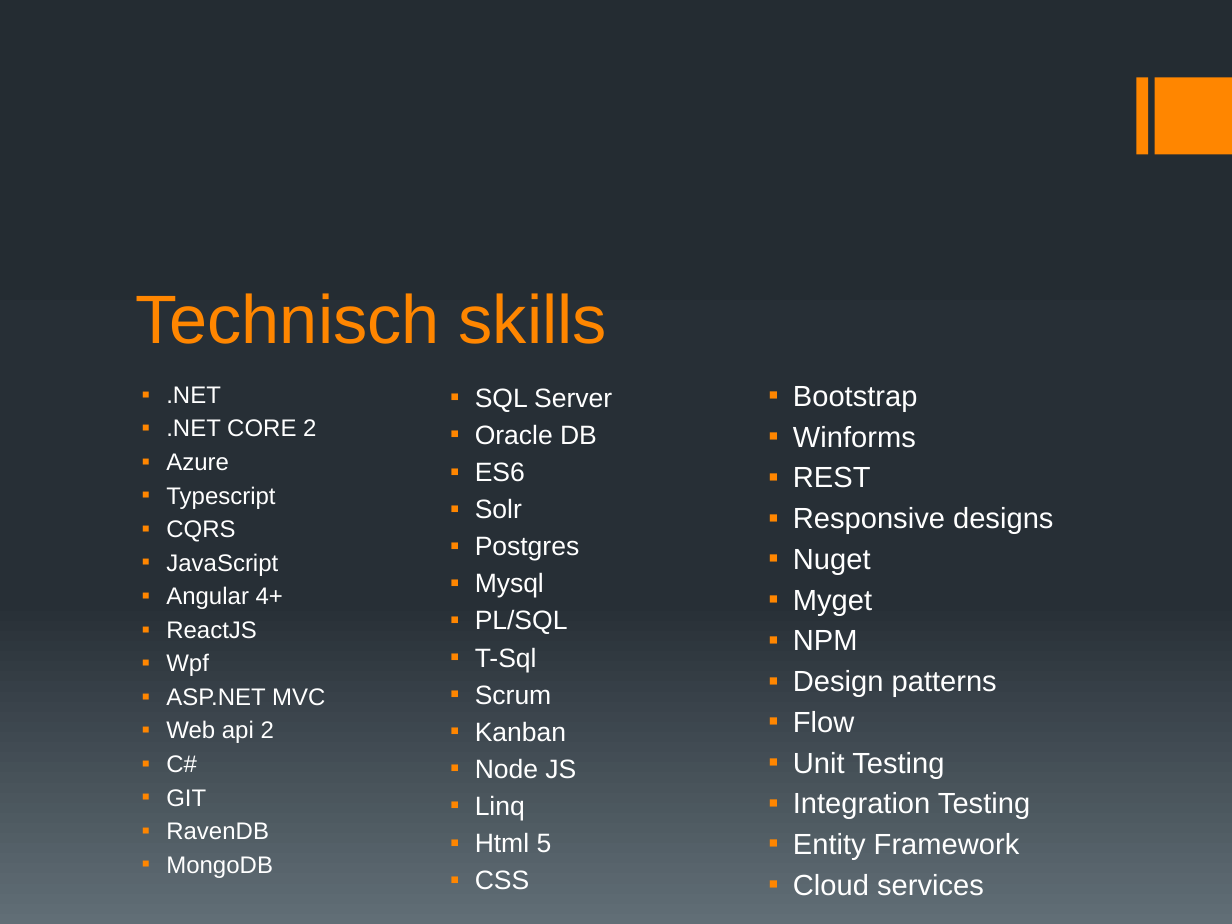
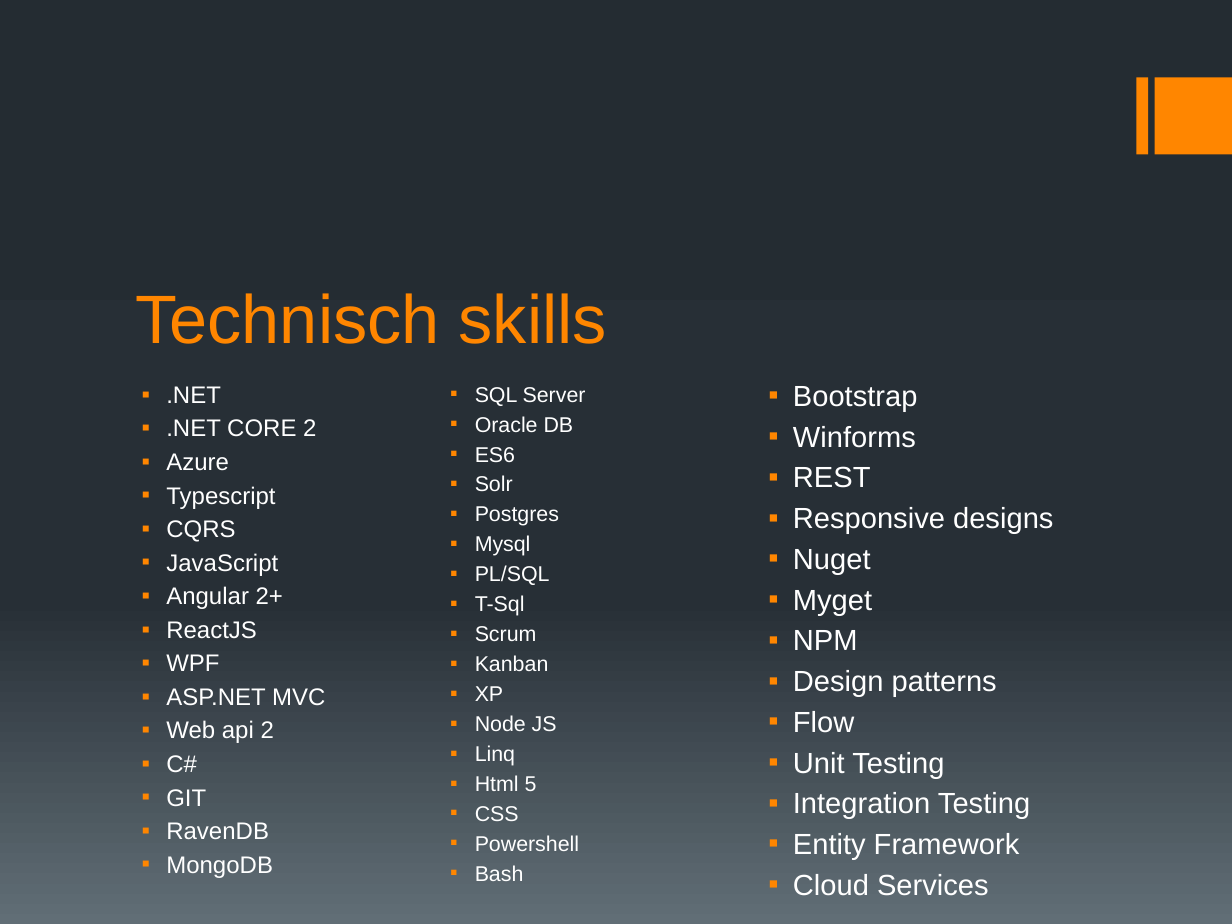
Before and after one commit to itenium-be/marketing, a slide deck: slide 9 of itenium.pptx. Drawn at 1232x924 pixels with LibreOffice and Linux fonts; fonts in the diff are those of the drawing. Boxes give left, top, right and bottom in pixels: in the first picture for what was removed or moved away, otherwise in the second. Text is boxed around its words. In the diff, an @@ line names an element or a change of style, - is before the commit and + after.

```diff
--- a/itenium.pptx
+++ b/itenium.pptx
@@ text at bbox=[475, 387, 586, 821]: size 15.5 to 12.5 pt in "SQL Server", "Oracle DB", "ES6", "Solr" and 10 more places @@
@@ text at bbox=[166, 586, 283, 609]: text changed @@
-▪ Angular 4+
+▪ Angular 2+
@@ text at bbox=[166, 654, 219, 671]: text changed @@
-▪ Wpf
+▪ WPF
@@ text at bbox=[475, 686, 503, 701]: paragraph added @@
+▪ XP
@@ text at bbox=[475, 835, 579, 851]: paragraphs added @@
+▪ Powershell
+▪ Bash
@@ text at bbox=[793, 874, 989, 896]: text changed @@
-▪ Cloud services
+▪ Cloud Services
```
Also in this commit, not shown: 6 other slides changed.
